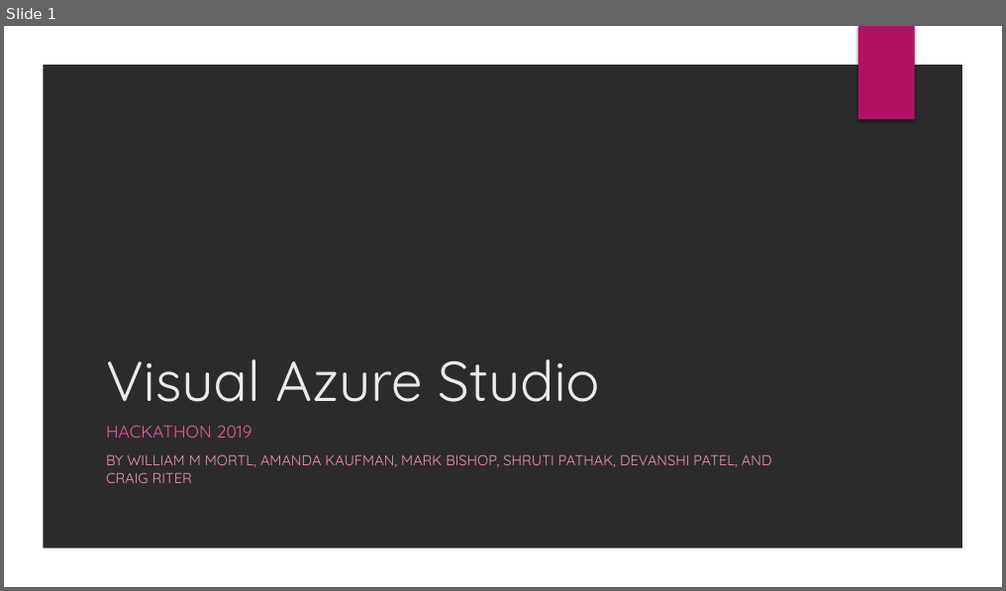
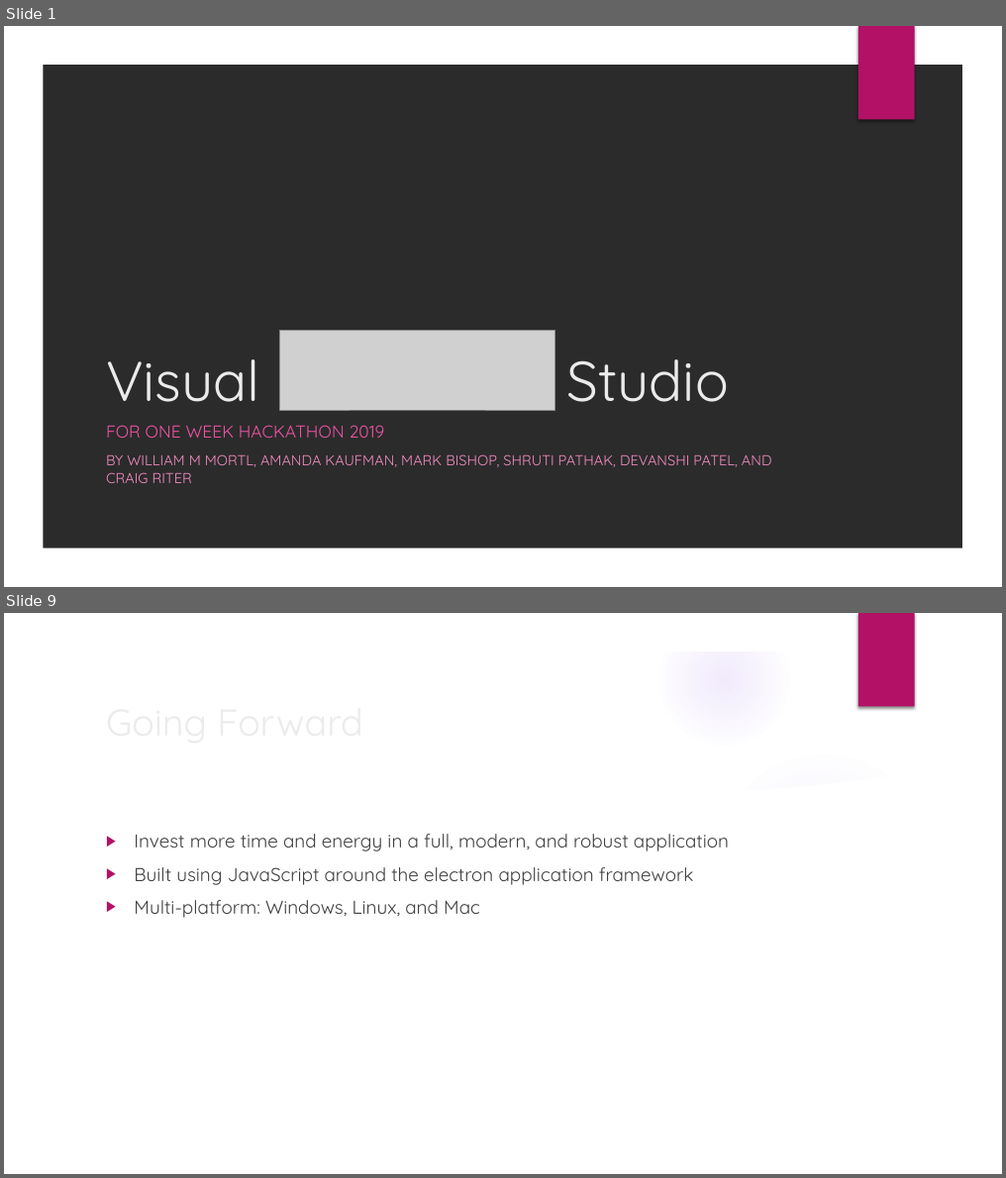
Before and after one commit to WilliamMortlMicrosoft/VisualAzureStudio, a slide deck: doc/VisualAzureStudio.pptx. Shown one above the other, each under a label of ours: slide 1 before the commit, slides 1 and 9 after it; the slides between them are not shown. The pictures are 1006x591 and 1006x1178 pixels, drawn with LibreOffice and Linux fonts; fonts in the diff are those of the drawing; grey boxes stand for pictures; background and template pictures are left out; a plain dark background stands for a picture behind light text. Boxes give left, top, right and bottom in pixels: in the first picture for what was removed or moved away, otherwise in the second. Text is boxed around its words. In the diff, an @@ line names an element or a change of style, - is before the commit and + after.

```diff
--- a/doc/VisualAzureStudio.pptx
+++ b/doc/VisualAzureStudio.pptx
@@ slide 9 added at (4,613,1002,1174), background picture (left out); not listed: 2 template elements that a slide beside it also shows @@
@@ title added at (98,692,816,750), 36 pt, text #EBEBEB @@
+Going Forward
@@ group added at (4,614,971,1174): 5 ellipses, 2 freeform shapes @@
@@ text added at (134,834,729,918), 18 pt, text #404040 @@
+▶ Invest more time and energy in a full, modern, and robust application
+▶ Built using JavaScript around the electron application framework
+▶ Multi-platform: Windows, Linux, and Mac
@@ slide 1 changed as well @@
@@ picture added at (279,331,555,411) @@
@@ title at (106,360,728,402): text changed @@
-Visual Azure Studio
+Visual Studio
@@ subtitle at (106,425,385,438): text changed @@
-HACKATHON 2019
+FOR ONE WEEK HACKATHON 2019
```
Also in this commit, not shown: 9 other slides added, 1 other file.
